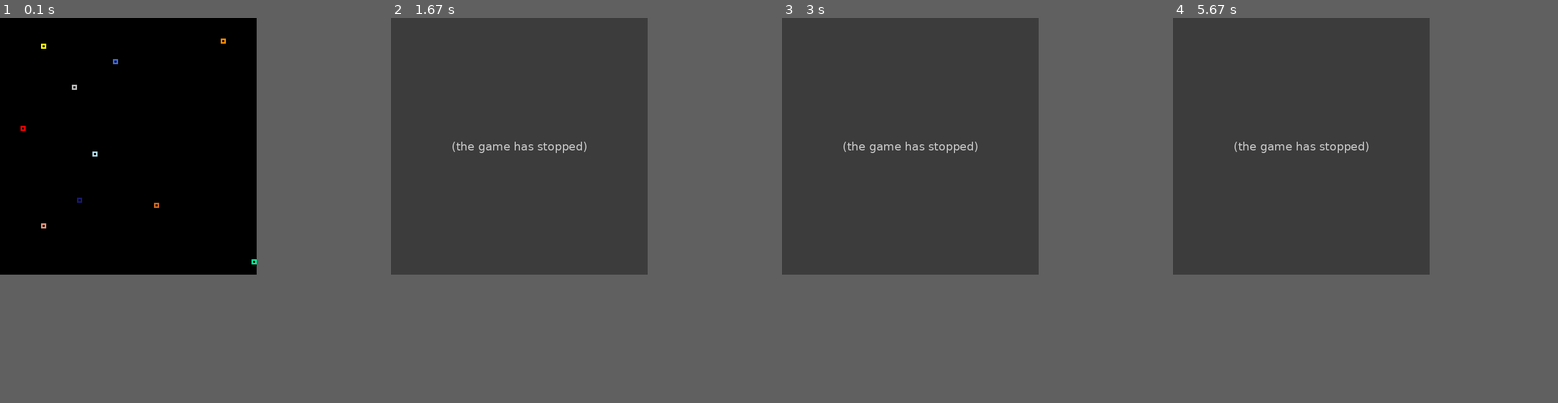
Above: before the commit, frames 1-4 (left to right).
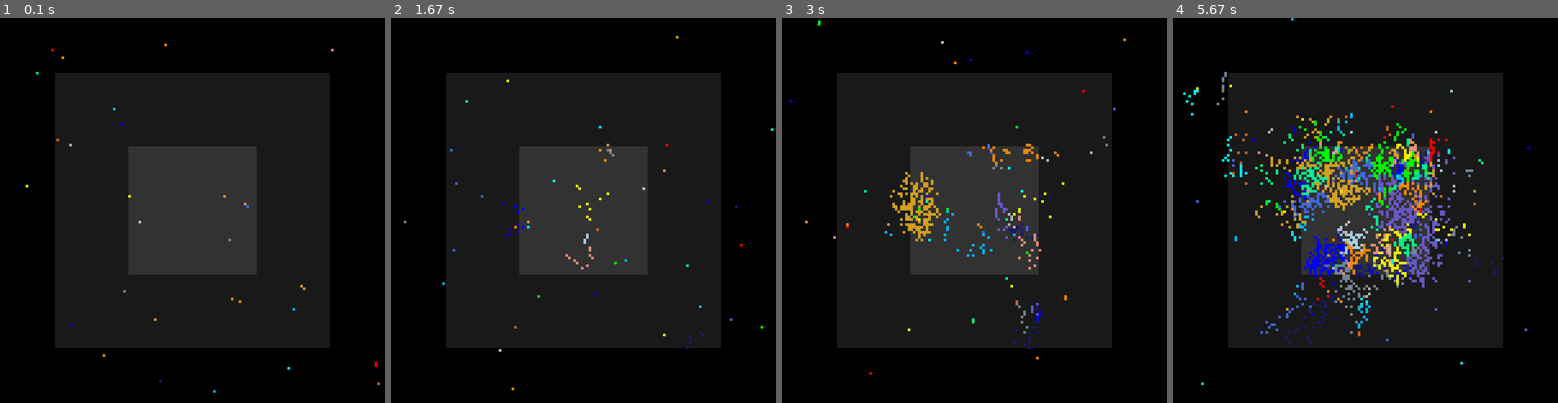
Above: after the commit, the same moments.

Repository: 6hAkunAmAtAtA9/Evolution_simulation_pygame
Game: pygame game, started from evolution_game.py
Two runs of this game, one before a commit and one after it. Both use one fixed random seed, a clock stepped at 60 frames per second and the inputs below.
Inputs (mouse positions are in pixels of both pictures, inside the frame that each line leads up to):
- Up to frame 1 (0.1 s): no input
- Up to frame 2 (1.67 s): tap Space at 0.33 s; press the mouse at (641, 75) at 0.7 s; move the mouse to (683, 210) at 0.8 s; release the mouse at (725, 345) at 0.93 s
- Up to frame 3 (3 s): press the mouse at (1032, 75) at 2.03 s; move the mouse to (970, 79) at 2.13 s; release the mouse at (912, 83) at 2.27 s; tap Space at 2.83 s
- Up to frame 4 (5.67 s): tap Space every 0.33 s from 3.17 to 5.5 s
In our replay, the window is 500x500 before the commit and 750x750 after it. These sizes can differ from the game's own. Grey fills any space a smaller window leaves; there, only what the larger window draws over its background counts as a difference.

The runs differ from the first frame. In frame 1, 51% of the frame differs, in the area x 5-99%, y 5-98%; in frame 2, 57%; in frame 3, 58%; in frame 4, 62%, in the area x 0-93%, y 0-96%.
Error before the commit: IndexError: list index out of range (evolution_game.py line 99); the game stopped at 1 s (later frames are placeholders)

Commit message:
9. Many editing. Decomposition

Diff:
--- a/actions.py
+++ b/actions.py
@@ -8,41 +8,28 @@
 
 def life_cicle(cell, cell_list):
     """Main circle of events in cells life"""
-    # print(cell.x, cell.y, cell.genome)
-
     location = nearby_objects(cell, cell_list)
     action = genome_action(cell.genome)
-    # print(cell.x, cell.y)
-    # print(location[0])
-    # print(location[1])
-    # print(location[2])
-
 
     if action in ('u', 'd', 'r', 'l'):
-
         square_moving(cell, cell_list, location, action)
         cell.disabled_counter = settings.disabled_counter
-    if 'b' in action and cell.energy > int(action[-2:]):
+    if 'b' in action and cell.energy > int(action[-2:]) * 4:
         birth(cell, cell_list, action)
-        cell.energy -= int(action[-2:])
+        cell.energy -= int(action[-2:]) * 4
 
     if action == 'c':
-        cell.energy += 10
+        collect(cell)
 
     if "e" in action:
         eat(cell, location, cell_list, action)
-        cell.energy -= 15
-
-    cell.action_possibility = False
-    cell.energy -= 1
-    cell.disabled_counter -= 1
-
+        cell.energy -= 10
+
+    energy_reduce(cell, location)
     killer(cell, cell_list, location)
 
 
-
 def square_moving(cell, cell_list, location, action):
-
     if action == 'u' and location[0][1] == '0':
         # print(cell.y, cell.x, action, location[0][1])
         if cell.y > 0:
@@ -74,7 +61,7 @@
             cell_list[cell.y][cell.settings.x_size] = cell
             cell.x = settings.x_size
 
-    if action == 'r' and location[1][2] == '0':
+    if action == 'r' and location[1][1] == '0':
         if cell.x < settings.x_size:
             cell_list[cell.y][cell.x + 1] = cell
             cell_list[cell.y][cell.x] = '0'
@@ -86,25 +73,33 @@
 
     cell.object = pygame.Rect((cell.x * cell.width, cell.y * cell.height, cell.width, cell.height))
 
+def collect(cell):
+    if settings.y_size - settings.I_y_start_more_energy > cell.y > settings.I_y_start_more_energy and \
+            settings.x_size - settings.I_x_start_more_energy > cell.x > settings.I_x_start_more_energy:
+        if settings.y_size - settings.I_y_start_anymore_energy > cell.y > settings.I_y_start_anymore_energy and \
+                settings.x_size - settings.I_x_start_anymore_energy > cell.x > settings.I_x_start_anymore_energy:
+            cell.energy += 7
+
+        cell.energy += 3
+    else:
+        cell.energy += 1
 
 def nearby_objects(cell, cell_list):
     top = ['-', '0', '-']
-    middle = ['0', 'C', '0']
+    middle = ['0', '0']
     bottom = ['-', '0', '-']
 
     # top[0] = try_to_see(cell_list, cell.y - 1, cell.x - 1)
     top[1] = try_to_see(cell_list, cell.y - 1, cell.x)
     # top[2] = try_to_see(cell_list, cell.y - 1, cell.x + 1)
     middle[0] = try_to_see(cell_list, cell.y, cell.x - 1)
-    middle[2] = try_to_see(cell_list, cell.y, cell.x + 1)
+    middle[1] = try_to_see(cell_list, cell.y, cell.x + 1)
     # bottom[0] = try_to_see(cell_list, cell.y + 1, cell.x - 1)
     bottom[1] = try_to_see(cell_list, cell.y + 1, cell.x)
     # bottom[2] = try_to_see(cell_list, cell.y + 1, cell.x + 1)
     return [top, middle, bottom]
 
-
 def try_to_see(cell_list, original_y, original_x):
-
     try:
         a = cell_list[original_y][original_x]
         return a
@@ -122,7 +117,6 @@
 
         return cell_list[y][x]
 
-
 def birth(cell, cell_list, action):
     '''Надо помнить, что мутирует ячейка только вврех, ввиду того что при мутации координата указана как у - 1'''
     if settings.y_size > cell.y > 0:
@@ -131,11 +125,10 @@
         y = cell.y
         cell_n = Cell(y - 1, cell.x, cell.color, new_genome, cell.kind, action[-2:])
 
-        if random.randint(1, 50) == 50:
+        if random.randint(1, 20) == 20:
             genome, kind = mutation(cell.genome, cell.kind)
             cell_n = Cell(y - 1, cell.x, random.choice(settings.colors), genome, kind, action[-2:])
 
-
         if cell_list[y - 1][cell.x] == '0':
             try:
                 cell_list[y - 1][cell.x] = cell_n
@@ -149,21 +142,22 @@
             except IndexError:
                 pass
 
+def energy_reduce(cell, location):
+    energy_reduce = 0
+    for raw in location:
+        energy_reduce += raw.count('-') + raw.count('0')
+    cell.energy -= 1 + (8 - energy_reduce) + round(cell.energy * 0.01)
 
 def killer(cell, cell_list, location):
-
     if cell.energy <= 0:
-           # or ("b10" not in cell.genome and "b20" not in cell.genome and "b30" not in cell.genome):
+        # or ("b10" not in cell.genome and "b20" not in cell.genome and "b30" not in cell.genome):
         cell_list[cell.y][cell.x] = '0'
-
-
 
 def genome_action(genome):
     action = genome.pop(0)
     genome.append(action)
     return action
 
-
 def mutation(genome, kind):
     new_gen = random.choice(
         ('b10', 'b20', 'b30', 'b40', 'b50', 'u', 'd', 'l', 'r', 'c', 'el', 'er', 'el', 'ed'))
@@ -180,16 +174,16 @@
     if action[-1] == 'l' and location[1][0] != '0':
         if location[1][0].kind != cell.kind:
             try:
-                cell.energy += cell_list[cell.y][cell.x - 1].energy
+                cell.energy += cell_list[cell.y][cell.x - 1].energy * 2
                 cell_list[cell.y][cell.x - 1] = '0'
 
             except IndexError:
                 pass
 
-    if action[-1] == 'r' and location[1][2] != '0':
-        if location[1][2].kind != cell.kind:
-            try:
-                cell.energy += cell_list[cell.y][cell.x + 1].energy
+    if action[-1] == 'r' and location[1][1] != '0':
+        if location[1][1].kind != cell.kind:
+            try:
+                cell.energy += cell_list[cell.y][cell.x + 1].energy * 2
                 cell_list[cell.y][cell.x + 1] = '0'
 
             except IndexError:
@@ -198,7 +192,7 @@
     if action[-1] == 'u' and location[0][1] != '0':
         if location[0][1].kind != cell.kind:
             try:
-                cell.energy += cell_list[cell.y - 1][cell.x].energy
+                cell.energy += cell_list[cell.y - 1][cell.x].energy * 2
                 cell_list[cell.y - 1][cell.x] = '0'
 
             except IndexError:
@@ -207,7 +201,7 @@
     if action[-1] == 'd' and location[2][1] != '0':
         if location[2][1].kind != cell.kind:
             try:
-                cell.energy += cell_list[cell.y + 1][cell.x].energy
+                cell.energy += cell_list[cell.y + 1][cell.x].energy * 2
                 cell_list[cell.y + 1][cell.x] = '0'
 
             except IndexError:
--- a/cell.py
+++ b/cell.py
@@ -12,7 +12,7 @@
         self.x = x
         self.y = y
         self.line_thin = self.settings.line_thin
-        self.energy = self.settings.start_energy + int(birth_coeff)
+        self.energy = self.settings.start_energy + int(birth_coeff) - 10
         self.action_possibility = False
         self.freedom_love = 0
         self.genome = genome
--- a/evolution_game.py
+++ b/evolution_game.py
@@ -14,7 +14,7 @@
         pygame.init()
         pygame.display.set_caption("Square")
         self.settings = Settings()
-        self.screen = pygame.display.set_mode((self.settings.screen_width, self.settings.screen_height))
+        self.screen = pygame.display.set_mode((self.settings.add_screen_hight, self.settings.add_screen_width))
 
         self.objects = [['0' for _ in range(int(self.settings.screen_width / self.settings.start_size))]
                         for _ in range(int(self.settings.screen_height / self.settings.start_size))]
@@ -29,6 +29,7 @@
             if self.objects[food.y][food.x] == '0':
                 self.objects[food.y][food.x] = food
 
+
         self.round_counter = 0
         self.death_count = 0
         self.mutation_count = 0
@@ -38,6 +39,7 @@
 
     def run_game(self):
         while True:
+
             # for raw in self.objects:
             #     print(raw)
 
@@ -45,11 +47,16 @@
             self.kinds_uniq = {}
             self.screen.fill(self.settings.bg_color)
             self.round_counter += 1
+            pygame.draw.rect(self.screen, (25, 25, 25), (self.settings.y_start_more_energy, self.settings.y_start_more_energy, self.settings.y_length_more_energy, self.settings.y_length_more_energy))
+            pygame.draw.rect(self.screen, (50, 50, 50), (
+            self.settings.y_start_anymore_energy, self.settings.y_start_anymore_energy, self.settings.y_length_anymore_energy,
+            self.settings.y_length_anymore_energy))
+
             #pygame.draw.rect(self.screen,[255,255,255], pygame.Rect((1 * self.settings.start_size, 2 * self.settings.start_size, 20, 20)), 5 )
 
-            if self.round_counter % 10 == 0:
+            if self.round_counter % 1 == 0:
                 self.birth()
-
+                self.birth()
 
             '''Проход основного цикла жизни с переработкой массива  координат клеток'''
             for i in range(len((self.objects))):
@@ -80,8 +87,6 @@
                             pygame.draw.rect(self.screen, self.objects[i][j].color, self.objects[i][j].object,
                                              self.objects[i][j].line_thin)
 
-
-
             for event in pygame.event.get():
                 if event.type == pygame.QUIT:
                     sys.exit()
@@ -96,7 +101,7 @@
                     # for raw in self.objects:
                     #     print(raw)
                     try:
-                        print(self.objects[y][x].y, self.objects[y][x].x, self.objects[y][x].kind, self.objects[y][x].color, sorted(self.objects[y][x].genome))
+                        print(self.objects[y][x].y, self.objects[y][x].x, self.objects[y][x].kind, self.objects[y][x].color, sorted(self.objects[y][x].genome),self.objects[y][x].energy)
                     except AttributeError:
                         pass
 
@@ -104,62 +109,64 @@
                     # clicked_sprites = [s for s in sprites if s.rect.collidepoint(pos)]
                     # do something with the clicked sprites...
                 if event.type == pygame.KEYDOWN:
-                    sorted_tuples = sorted(self.kinds_uniq.items(), key=lambda item: item[1], reverse=True)
+                    if event.type == pygame.KEYDOWN and event.key == pygame.K_SPACE:
+                        sorted_tuples = sorted(self.kinds_uniq.items(), key=lambda item: item[1], reverse=True)
 
-                    print( sorted_tuples)
-                    counter = 0
-                    best_genome = []
-                    best_genome_dict = {}
-                    for elem in sorted_tuples[:5]:
-                        best_genome.append(elem[0])
+                        print( sorted_tuples)
+                        counter = 0
+                        best_genome = []
+                        best_genome_dict = {}
+                        for elem in sorted_tuples[:5]:
+                            best_genome.append(elem[0])
 
-                    for i in range(len((self.objects))):
-                        for j in range(len(self.objects[i])):
-                            if self.objects[i][j] != '0':
-                                if self.objects[i][j].type == 'cell' and self.objects[i][j].kind in best_genome and \
-                                        self.objects[i][j].kind not in best_genome_dict:
-                                            best_genome_dict[self.objects[i][j].kind] = (self.objects[i][j].genome, self.objects[i][j].color)
+                        for i in range(len((self.objects))):
+                            for j in range(len(self.objects[i])):
+                                if self.objects[i][j] != '0':
+                                    if self.objects[i][j].type == 'cell' and self.objects[i][j].kind in best_genome and \
+                                            self.objects[i][j].kind not in best_genome_dict:
+                                                best_genome_dict[self.objects[i][j].kind] = (self.objects[i][j].genome, self.objects[i][j].color)
 
-                    for k, v in best_genome_dict.items():
-                        print(k, v[1], sorted(v[0]))
+                        for k, v in best_genome_dict.items():
+                            print(k, v[1], sorted(v[0]))
 
-                    print('--------------------------------')
+                        print('--------------------------------')
+                    # if event.type == pygame.KEYDOWN and event.key == pygame.K_w:
+                    #     self.settings.energy_coef += 0.1
+                    #     print(self.settings.energy_coef)
 
             pygame.display.flip()
-            time.sleep(0.1)
+            time.sleep(0.01)
+            # self.window.mainloop()
 
             '''Выводим в консоль количество клеток каждого вида'''
-
-
-
-
-                # print(self.cell_count)
-
-
-
 
     def birth(self):
         a = random.randint(0, len(self.objects) - 1)
         b = random.randint(0, len(self.objects[0]) - 1)
-        kind = self.kinds.pop(0)
         if self.objects[a][b] == '0':
             try:
-                self.objects[a][b] = Cell(a, b, random.choice(self.settings.colors), self.genome(), kind)
+                self.objects[a][b] = Cell(a, b, random.choice(self.settings.colors), self.genome(), chr(random.randint(65, 91)))
             except IndexError:
                 pass
 
-
     def genome(self):
         a = []
+        a.append('b10')
+        a.append("c")
+        while len(a) < 15:
+            a.append(random.choice(('c', 'er', 'el', 'r', 'l')))
+
+
+        # while len(a) < 20:
+        #     a.append('-')
+
         # while len(a) < 10:
-        #     a.append(random.choice(("up", 'down', 'right', 'left')))
-        a.append('b10')
-        a.append("u")
-        a.append("d")
-        a.append("l")
-        a.append("r")
-        while len(a) < 25:
-            a.append('-')
+        #     a.append(random.choice(("u", 'd', 'r', 'l', 'b_10', 'el', 'el', 'eu', 'ed', 'c')))
+        #
+        # while len(a) < 25:
+        #     a.append(random.choice(("u", 'd', 'r', 'l', 'b_10', 'el', 'el', 'eu', 'ed', 'c')))
+
+
         random.shuffle(a)
         return a
     pass
--- a/settings.py
+++ b/settings.py
@@ -8,24 +8,55 @@
 
         self.cells_start_count = 10
         self.food_start_count = 0
-        self.screen_width = 500
-        self.screen_height = 500
+
+
+        self.screen_width = 750
+        self.screen_height = 750
+
+        self.add_screen_width = self.screen_width
+        self.add_screen_hight = self.screen_height # добавляет справа поле для изменения
         self.bg_color = (0, 0, 0)
-        self.line_thin = 3
-        self.start_size = 10  # начальный размер квадратов
+        self.line_thin = 2
+        self.start_size = 5  # начальный размер квадратов
 
         '''Indexing'''
         self.y_size = int(self.screen_height / self.start_size) - 1
-        self.x_size = int(self.screen_height / self.start_size) - 1
+        self.x_size = int(self.screen_width / self.start_size) - 1
+
+        self.energy_coef = 0
+
+
+        self.y_start_more_energy = self.screen_height // 7
+        self.x_start_more_energy = self.screen_width // 7
+        self.y_length_more_energy = self.screen_height - self.y_start_more_energy * 2
+        self.x_length_more_energy = self.screen_width - self.x_start_more_energy * 2
+
+        self.I_y_start_more_energy = int(self.y_start_more_energy / self.start_size) - 1
+        self.I_x_start_more_energy = int(self.x_start_more_energy / self.start_size) - 1
+        self.I_y_length_more_energy = int(self.y_length_more_energy / self.start_size) - 1
+        self.I_x_length_more_energy = int(self.x_length_more_energy / self.start_size) - 1
+
+
+        self.y_start_anymore_energy = self.screen_height // 3
+        self.x_start_anymore_energy = self.screen_width // 3
+        self.y_length_anymore_energy = self.screen_height - self.y_start_anymore_energy * 2
+        self.x_length_anymore_energy = self.screen_width - self.x_start_anymore_energy * 2
+
+        self.I_y_start_anymore_energy = int(self.y_start_anymore_energy / self.start_size) - 1
+        self.I_x_start_anymore_energy = int(self.x_start_anymore_energy / self.start_size) - 1
+        self.I_y_length_anymore_energy = int(self.y_length_anymore_energy / self.start_size) - 1
+        self.I_x_length_anymore_energy = int(self.x_length_anymore_energy / self.start_size) - 1
+
 
         '''Colors'''
-
         self.colors = ["light blue", "spring green", "golden rod",
                        "lime", 'aqua', 'royal blue', "yellow", "red", "blue",
                        'DarkSalmon', 'MediumSpringGreen', "MidnightBlue", "SlateBlue",
                        'DarkOrange', 'DeepSkyBlue', 'Chocolate', 'Gray', 'LightSlateGray']
 
         '''Cell life settings'''
-        self.start_energy = random.randint(10, 60)  # потом поменять вернуть 10,60
-        self.free_place_needing = 4   # максимально количество клеток рядом
+        self.start_energy = random.randint(40, 100)  # потом поменять вернуть 10,60
+        self.free_place_needing = 4  # максимально количество клеток рядом
         self.disabled_counter = 10
+
+        # self.genime_case =
--- a/try.py
+++ b/try.py
@@ -1,5 +1,2 @@
 import random
-a = [1, 2, 3, 4, 5]
-a.pop(random.randint(0, len(a) - 1))
-a.append(6)
-print(a)
+print(chr(random.randint(65, 91)))
